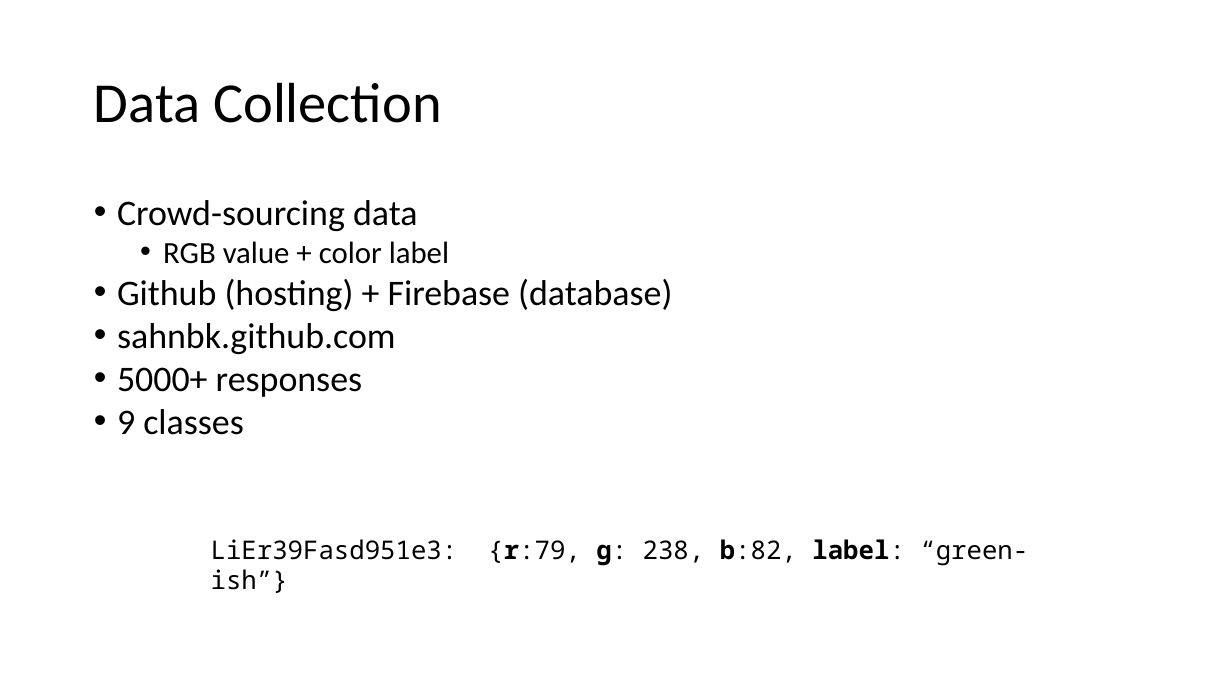
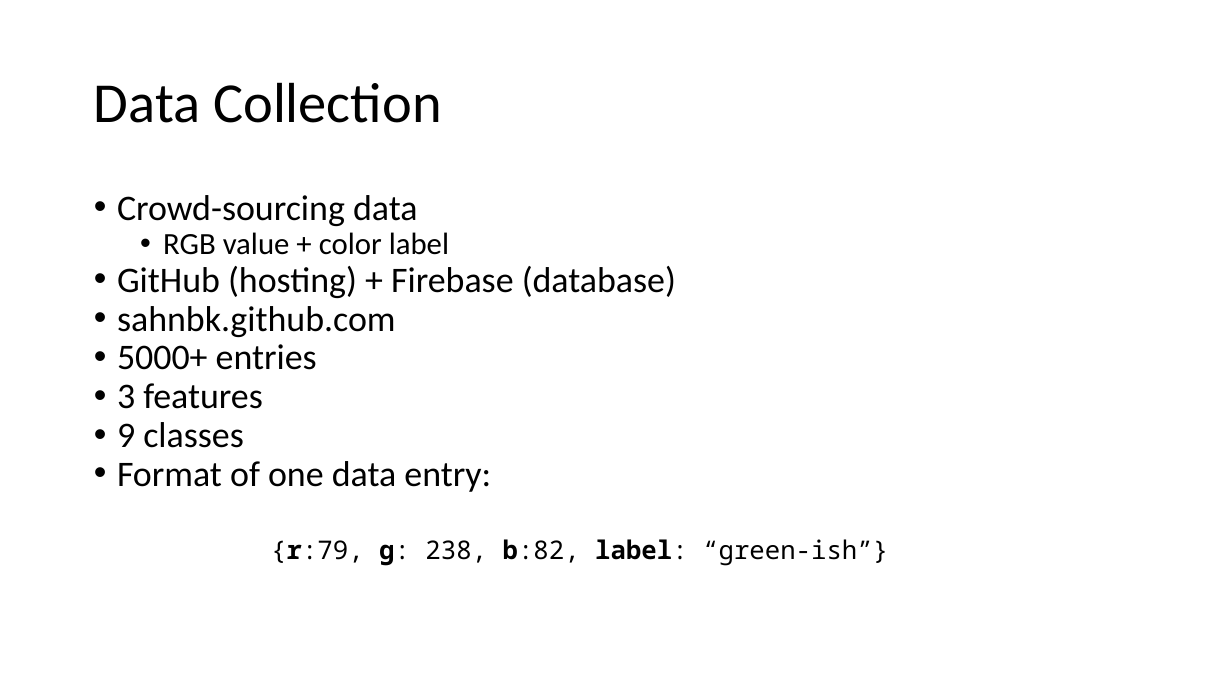
Before and after one commit to notadilnaqvi/color-classifier, a slide deck: slide 4 of Color-Classifier.pptx. Drawn at 1232x693 pixels with LibreOffice and Linux fonts; fonts in the diff are those of the drawing. Boxes give left, top, right and bottom in pixels: in the first picture for what was removed or moved away, otherwise in the second. Text is boxed around its words. In the diff, an @@ line names an element or a change of style, - is before the commit and + after.

```diff
--- a/Color-Classifier.pptx
+++ b/Color-Classifier.pptx
@@ text at (117,195,449,448): line spacing 1 to 0.9 @@
@@ text at (117,266,676,298): text changed @@
-• Github (hosting) + Firebase (database)
+• GitHub (hosting) + Firebase (database)
@@ text at (117,344,317,409): text changed @@
-• 5000+ responses
+• 5000+ entries
+• 3 features
@@ text at (117,461,491,492): paragraph added @@
+• Format of one data entry:
@@ text at (271,539,888,566): text changed @@
-LiEr39Fasd951e3: {r:79, g: 238, b:82, label: “green-ish”}
+{r:79, g: 238, b:82, label: “green-ish”}
```
Also in this commit, not shown: 1 other slide changed, 4 other files.
